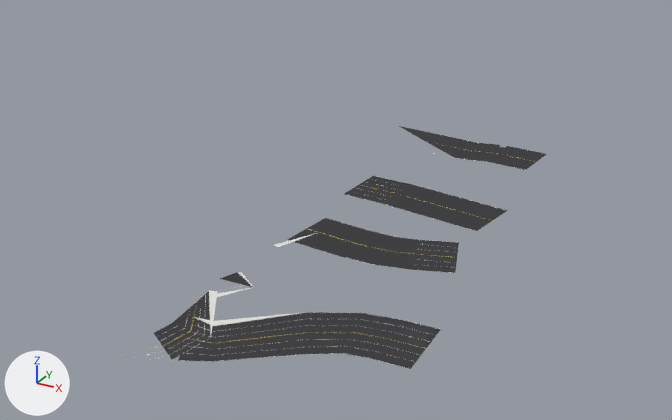
The glTF model docs/assets/models/roadway_chunks/chunk_9_1.glb: old version first, new version second.
Before and after are seen from a 50 mm lens placed at (4701.0, -1214.0, 181.0), pointed at (4471.0, -796.0, -28.0). The lights are fixed; the arrows at lower left show +X, +Y and +Z. The picture after the commit comes second. Vertices at exactly the same position are counted once.

Objects in the first picture: 'road_asphalt', 'road_marking_white', 'sidewalk_concrete' and 1 more.
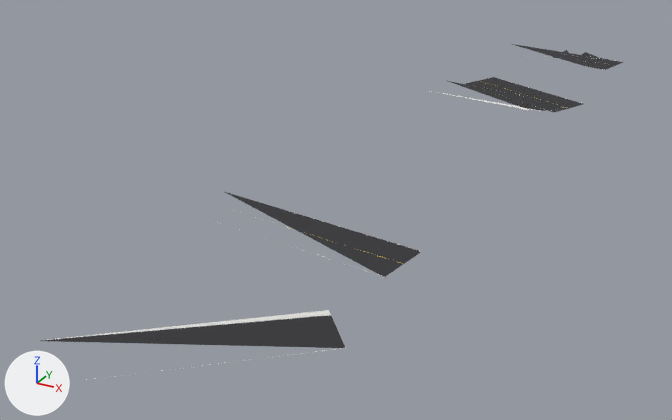
Location of each change, (x1, y1, x2, y2) in pixels of the pictures (672 x 420 px):
'road_asphalt', reshaped (48% wider, 25% taller): before (154, 126, 546, 369); after (42, 44, 623, 348)
'sidewalk_concrete', reshaped (306% wider, 145% taller): before (195, 233, 316, 334); after (47, 91, 541, 340)
'road_marking_white', reshaped (37% wider, 38% taller): before (132, 134, 515, 369); after (89, 55, 614, 379)
part 1 of me_road_asphalt, rebuilt (15% wider, 41% shorter): before (178, 312, 441, 369); after (42, 315, 345, 348)
part 2 of me_road_asphalt, rebuilt (16% wider, 55% taller): before (288, 218, 459, 273); after (223, 191, 421, 277)
part 3 of me_road_asphalt, deleted: before (344, 176, 508, 231)
part 4 of me_road_asphalt, deleted: before (399, 126, 500, 162)
part 5 of me_road_asphalt, deleted: before (154, 291, 210, 359)
part 6 of me_road_asphalt, deleted: before (490, 146, 546, 170)
part 7 of me_road_asphalt, deleted: before (220, 272, 253, 287)
part 8 of me_road_asphalt, added: after (448, 77, 583, 112)
part 9 of me_road_asphalt, added: after (512, 44, 623, 70)
part 11 of me_road_marking_white, deleted: before (132, 134, 515, 369)
part 12 of me_road_marking_white, added: after (89, 211, 422, 379)

The change, as a diff of the scene's bpy script:
```diff
--- a/docs/assets/models/roadway_chunks/chunk_9_1.glb.py
+++ b/docs/assets/models/roadway_chunks/chunk_9_1.glb.py
@@ me_road_asphalt @@
 # used by ob_road_asphalt; location = (0.0, 0.0, 0.0)
-me_road_asphalt.from_pydata(...)  # 58 vertices, 43 faces; spans x 4473.0..4591.0, y -996.0..-722.0, z 0.0
+me_road_asphalt.from_pydata(...)  # 44 vertices, 30 faces; spans x 4440.0..4565.0, y -1010.0..-486.0, z 0.0
+# me_road_asphalt part 1: the loose piece of 12 vertices spanning x 4504.0..4591.0, y -995.0..-931.0, z 0.0 is rebuilt with 3 vertices and now spans x 4463.0..4565.0, y -1010.0..-941.0, z 0.0
+# me_road_asphalt part 2: the loose piece of 10 vertices spanning x 4498.0..4577.0, y -895.0..-858.0, z 0.0 is rebuilt with 3 vertices and now spans x 4440.0..4556.0, y -904.0..-859.0, z 0.0
+# me_road_asphalt part 3: the loose piece of 6 vertices spanning x 4495.0..4574.0, y -843.0..-803.0, z 0.0 is deleted
+# me_road_asphalt part 4: the loose piece of 5 vertices spanning x 4473.0..4545.0, y -758.0..-722.0, z 0.0 is deleted
+# me_road_asphalt part 5: the loose piece of 5 vertices spanning x 4496.0..4518.0, y -996.0..-948.0, z 0.0 is deleted
+# me_road_asphalt part 6: the loose piece of 4 vertices spanning x 4541.0..4567.0, y -757.0..-725.0, z 0.0 is deleted
+# me_road_asphalt part 7: the loose piece of 3 vertices spanning x 4494.0..4510.0, y -938.0..-929.0, z 0.0 is deleted
+# me_road_asphalt part 8: 15 vertices added at x 4459.0..4561.0, y -651.0..-590.0, z 0.0
+# me_road_asphalt part 9: 10 vertices added at x 4462.0..4558.0, y -533.0..-486.0, z 0.0
+# other edits to the shape of me_road_asphalt do not show in these pictures
 me_road_asphalt.materials.append(mat_road_asphalt)
@@ me_sidewalk_concrete @@
 # used by ob_sidewalk_concrete; location = (0.0, 0.0, 0.0)
-me_sidewalk_concrete.from_pydata(...)  # 25 vertices, 17 faces; spans x 4495.7..4539.6, y -977.0..-879.1, z 0.1..0.2
+me_sidewalk_concrete.from_pydata(...)  # 14 vertices, 11 faces; spans x 4454.6..4548.4, y -1009.8..-644.8, z 0.1..0.2
+# me_sidewalk_concrete part 10: the whole mesh is rebuilt
 me_sidewalk_concrete.materials.append(mat_sidewalk_concrete)
@@ me_road_marking_white @@
 # used by ob_road_marking_white; location = (0.0, 0.0, 0.0)
-me_road_marking_white.from_pydata(...)  # 276 vertices, 134 faces; spans x 4473.0..4591.0, y -1010.0..-722.0, z 0.0
+me_road_marking_white.from_pydata(...)  # 97 vertices, 43 faces; spans x 4436.0..4564.0, y -1032.0..-498.0, z 0.0
+# me_road_marking_white part 11: 70 loose pieces with 272 vertices, spanning x 4473.0..4591.0, y -1010.0..-722.0, z 0.0, are deleted
+# me_road_marking_white part 12: 12 vertices added at x 4436.0..4564.0, y -1032.0..-859.0, z 0.0
+# other edits to the shape of me_road_marking_white do not show in these pictures
 me_road_marking_white.materials.append(mat_road_marking_white)
```
